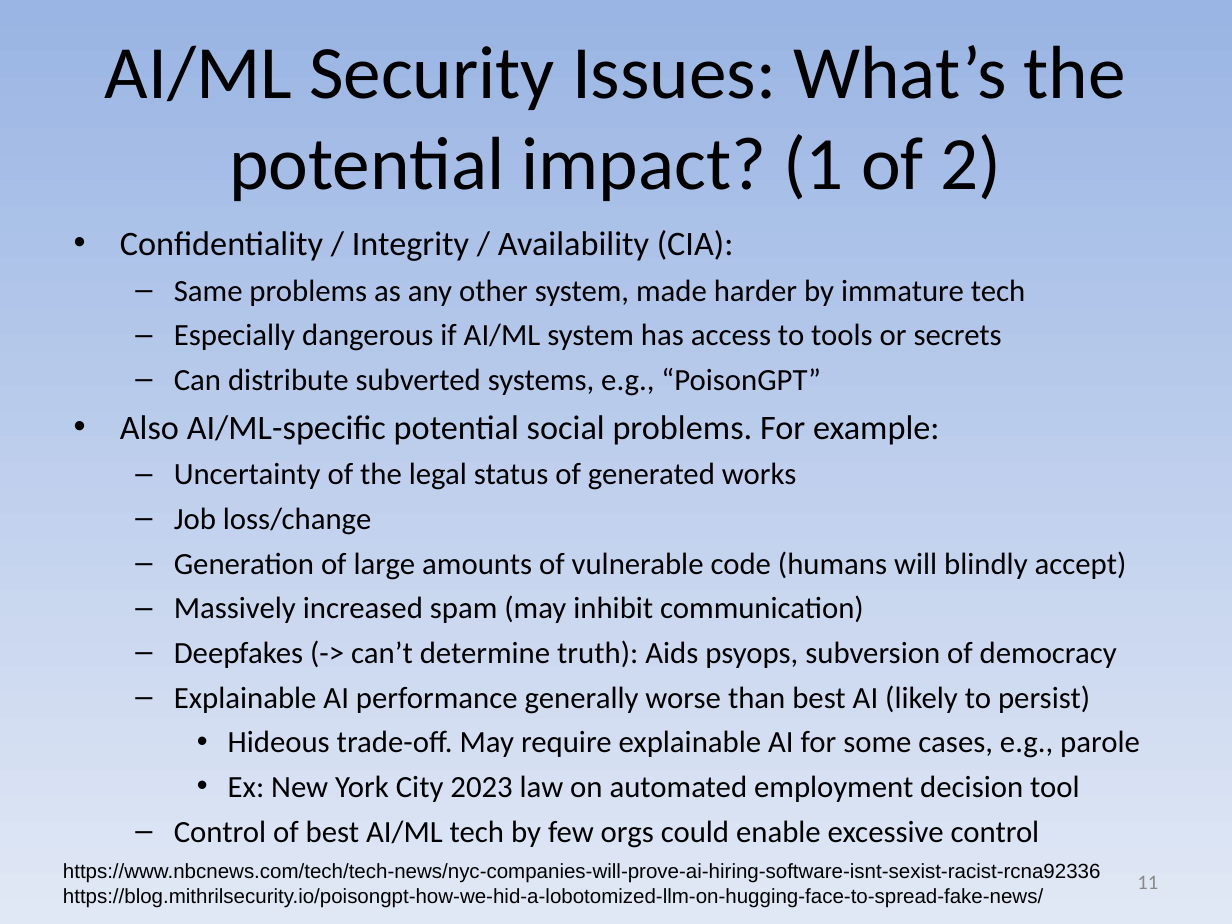
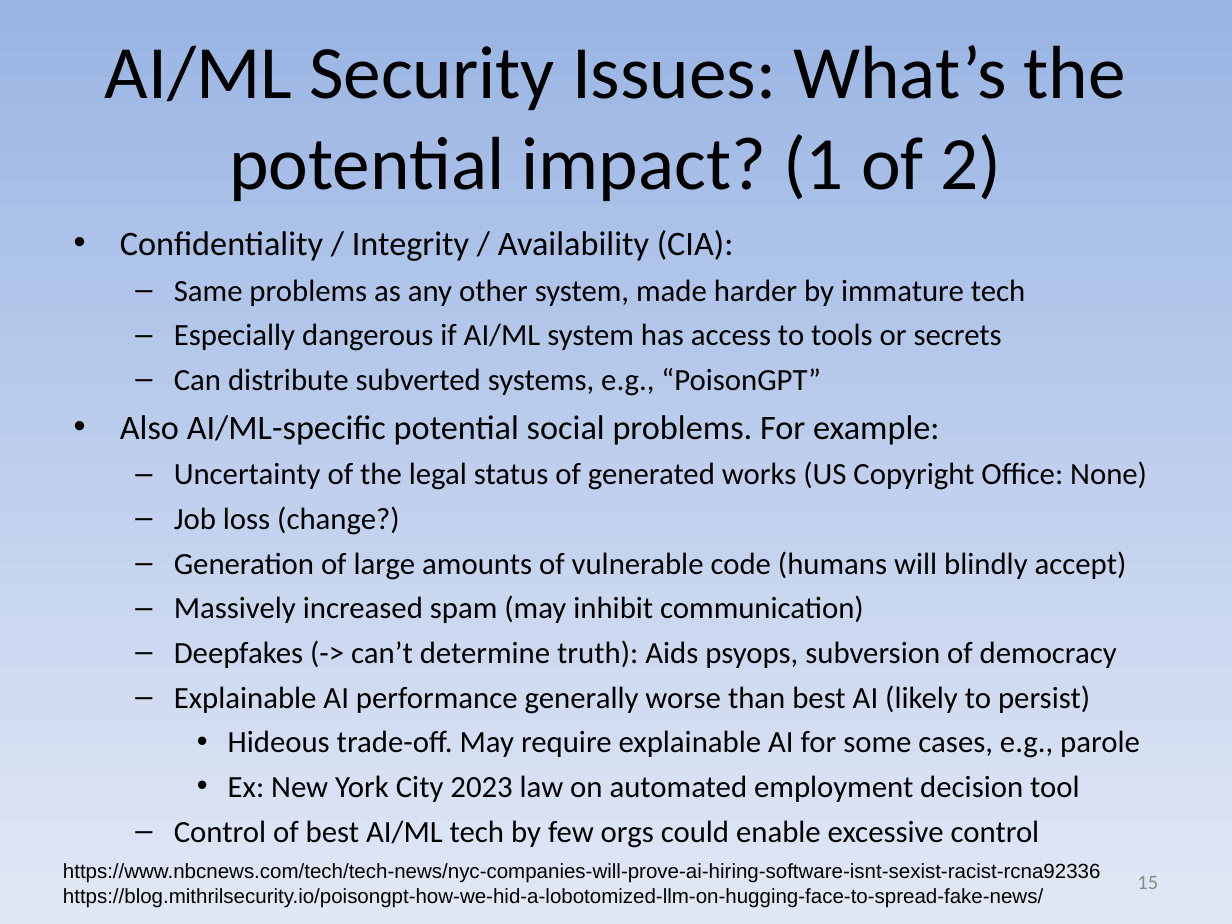
Before and after one commit to david-a-wheeler/david-a-wheeler.github.io, a slide deck: slide 15 of secure-class/presentations/AI-ML-Security.ppt (slide 11 before the commit). Drawn at 1232x924 pixels with LibreOffice and Linux fonts; fonts in the diff are those of the drawing. Boxes give left, top, right and bottom in pixels: in the first picture for what was removed or moved away, otherwise in the second. Text is boxed around its words. In the diff, an @@ line names an element or a change of style, - is before the commit and + after.

Commit message:
Update AI-ML-Security.ppt
In particular, add points from Kumar, broaden discussion / context

```diff
--- a/secure-class/presentations/AI-ML-Security.ppt
+++ b/secure-class/presentations/AI-ML-Security.ppt
@@ text at (x1=174, y1=461, x2=1147, y2=535): text changed @@
-  – Uncertainty of the legal status of generated works
-  – Job loss/change
+  – Uncertainty of the legal status of generated works (US Copyright Office: None)
+  – Job loss (change?)
@@ page number at (x1=1137, y1=876, x2=1158, y2=889): text changed @@
-11
+15
```
Also in this commit, not shown: 9 other slides changed, 6 slides added.
